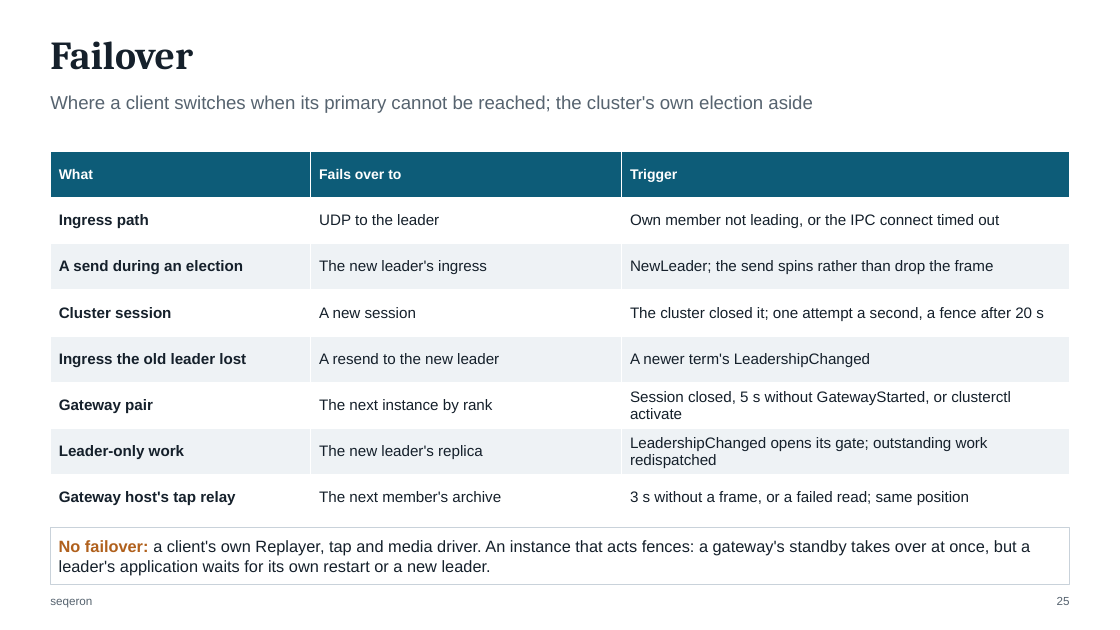
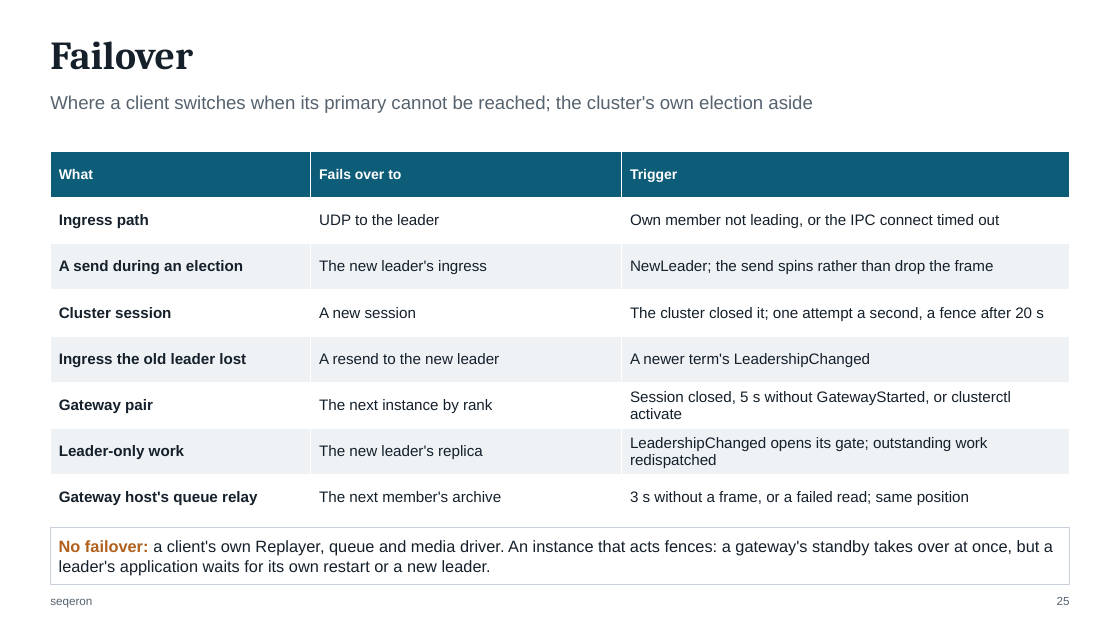
Before and after one commit to FredrikJDahlberg/seqeron, a slide deck: slide 25 of doc/presentation/seqeron-architecture.pptx. Drawn at 1120x630 pixels with LibreOffice and Linux fonts; fonts in the diff are those of the drawing. Boxes give left, top, right and bottom in pixels: in the first picture for what was removed or moved away, otherwise in the second. Text is boxed around its words. In the diff, an @@ line names an element or a change of style, - is before the commit and + after.

Commit message:
Rename the tap to the queue in the architecture deck
The deck follows the code: the queue, QueuePublisher, QueueRelay and
QUEUE_STALLED, with the glossary row moved to stay alphabetical. The log
drawn as a tape keeps its name. Where the deck used "queue" for replay
requests waiting on a slot, it now says they wait or are pending, as the
code does, and the three "Queue · aeron:ipc 205" labels are widened to stay
on one line.

```diff
--- a/doc/presentation/seqeron-architecture.pptx
+++ b/doc/presentation/seqeron-architecture.pptx
@@ table at (50, 151, 1070, 521) @@
-row 8, column 1: Gateway host's tap relay
+row 8, column 1: Gateway host's queue relay
@@ text in rectangle at (59, 540, 1053, 576): text changed @@
-No failover: a client's own Replayer, tap and media driver. An instance that acts fences: a gateway's standby takes over at once, but a leader's application waits for its own restart or a new leader.
+No failover: a client's own Replayer, queue and media driver. An instance that acts fences: a gateway's standby takes over at once, but a leader's application waits for its own restart or a new leader.
```
Also in this commit, not shown: 31 other slides changed, 1 other file.
